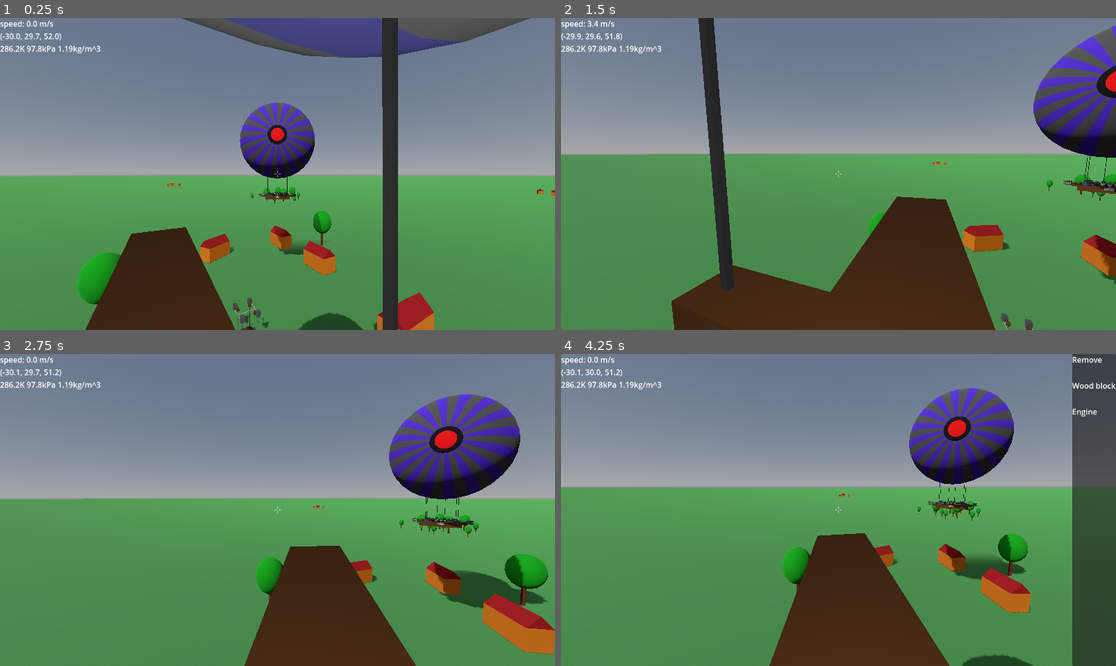
Above: before the commit, frames 1-4 (two rows, left to right).
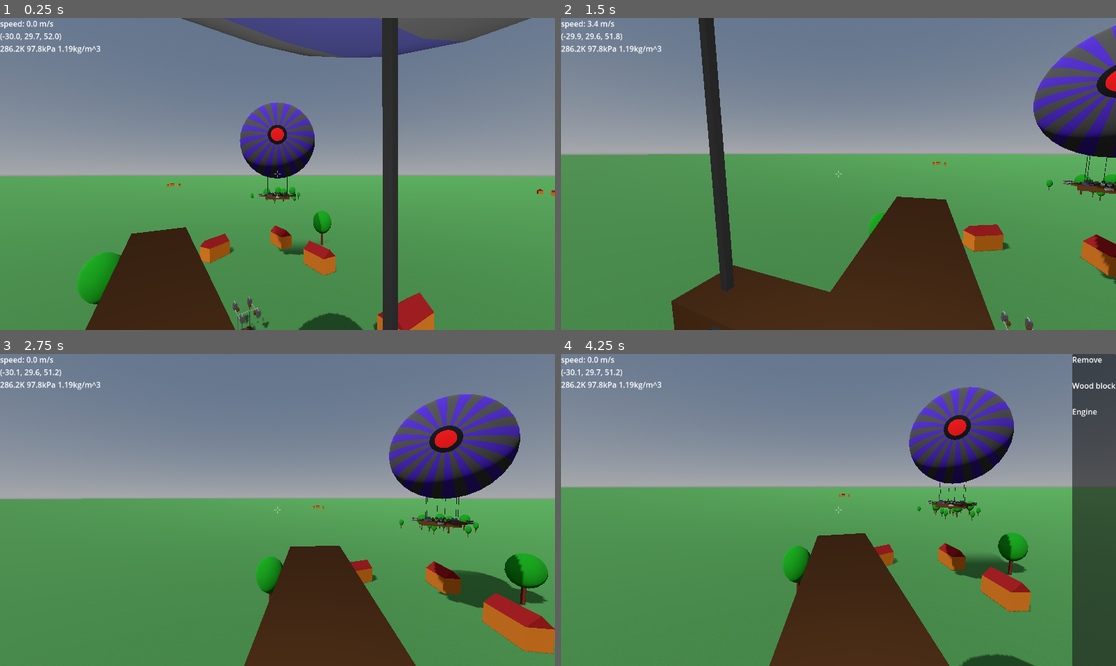
Above: after the commit, the same moments.

Repository: jmdejong/airships
Game: Godot game, scene res://scenes/world.tscn
Same seed, same stepped clock (60 frames per second), same inputs: the game is played once before the commit and once after it.
Inputs (mouse positions are in pixels of both pictures, inside the frame that each line leads up to):
- Up to frame 1 (0.25 s): no input
- Up to frame 2 (1.5 s): move the mouse to (960, 158) at 0.52 s; hold D (right) 0.53-1.28 s; click (960, 158) at 0.6 s; move the mouse to (810, 174) at 1.27 s; hold W (forwards) from 1.28 s (still down); tap Mouse wheel down (rotate_left) at 1.35 s
- Up to frame 3 (2.75 s): keep holding W (forwards); move the mouse to (288, 503) at 2.02 s; tap Mouse wheel up (rotate_right) at 2.1 s
- Up to frame 4 (4.25 s): keep holding W (forwards); move the mouse to (832, 516) at 2.77 s; tap Shift (sprint) at 2.85 s; click (832, 516) at 2.92 s; move the mouse to (877, 513) at 3.52 s; tap B (toggle_build) at 3.6 s

The runs differ from the first frame. In frame 1, less than 0.1% of the frame differs, in the area x 16-95%, y 0-100%; in frame 2, 0.2%; in frame 3, 0.7%; in frame 4, 1.2%, in the area x 4-85%, y 4-100%.

Commit message:
simplify wireconnect and reduce recalculations

Diff:
--- a/code/components/base_component.gd
+++ b/code/components/base_component.gd
@@ -23,8 +23,10 @@
 func shapes() -> Array[CollisionShape3D]:
 	var collisionshapes: Array[CollisionShape3D] = []
 	for child: Node in get_children():
-		if child is CollisionShape3D:
+		if child is CollisionShape3D && !child.disabled:
 			var c: CollisionShape3D = child.duplicate()
+			for inner_child: Node in c.get_children():
+				c.remove_child(inner_child)
 			c.set_meta("component", self)
 			c.transform = transform * c.transform
 			collisionshapes.append(c)
--- a/code/components/composite.gd
+++ b/code/components/composite.gd
@@ -6,22 +6,34 @@
 var _physics_properties: PhysicsProperties
 var _shapes: Array[CollisionShape3D]
 var _forces: Array[Force]
-var should_recalculate := false
+var _physics_changed := true
+var _forces_changed := true
+var _shapes_changed := true
 
 func _ready() -> void:
 	for child in get_children():
 		if child is Component:
-			child.changed_physics.connect(recalculate_physics)
-			child.changed_forces.connect(recalculate_forces)
-			child.changed_shapes.connect(recalculate_shapes)
+			_connect_child_signals(child)
 	recalculate_all()
 
+func _physics_process(_delta: float) -> void:
+	set_physics_process(false)
+	if _physics_changed:
+		_physics_changed = false
+		_recalculate_physics()
+	if _forces_changed:
+		_forces_changed = false
+		_recalculate_forces()
+	if _shapes_changed:
+		_shapes_changed = false
+		_recalculate_shapes()
+
 func physics_properties() -> PhysicsProperties:
+	if _physics_properties == null:
+		_recalculate_physics()
 	return _physics_properties
 
-func recalculate_physics() -> void:
-	if !is_inside_tree():
-		return
+func _recalculate_physics() -> void:
 	var all_properties: Array[PhysicsProperties] = []
 	if !keep_empty and get_child_count() == 0 and get_parent != null:
 		queue_free()
@@ -33,8 +45,7 @@
 	_physics_properties = PhysicsProperties.combine(all_properties).transformed(transform)
 	changed_physics.emit()
 
-
-func recalculate_forces() -> void:
+func _recalculate_forces() -> void:
 	if !is_inside_tree():
 		return
 	_forces = []
@@ -48,8 +59,7 @@
 			_forces.append(force.transformed(transform))
 	changed_forces.emit()
 
-
-func recalculate_shapes() -> void:
+func _recalculate_shapes() -> void:
 	if !is_inside_tree():
 		return
 	_shapes = []
@@ -65,6 +75,16 @@
 			_shapes.append(shape)
 	changed_shapes.emit()
 
+func recalculate_physics() -> void:
+	_physics_changed = true
+	set_physics_process(true)
+func recalculate_forces() -> void:
+	_forces_changed = true
+	set_physics_process(true)
+func recalculate_shapes() -> void:
+	_shapes_changed = true
+	set_physics_process(true)
+
 func recalculate_all() -> void:
 	recalculate_physics()
 	recalculate_forces()
@@ -78,17 +98,13 @@
 
 func add_component(component: Component) -> void:
 	add_child(component)
-	component.changed_physics.connect(recalculate_physics)
-	component.changed_forces.connect(recalculate_forces)
-	component.changed_shapes.connect(recalculate_shapes)
+	_connect_child_signals(component)
 	recalculate_all()
 
 func add_components(components: Array[Component]) -> void:
 	for component: Component in components:
 		add_child(component)
-		component.changed_physics.connect(recalculate_physics)
-		component.changed_forces.connect(recalculate_forces)
-		component.changed_shapes.connect(recalculate_shapes)
+		_connect_child_signals(component)
 	recalculate_all()
 
 func all_components() -> Array[Component]:
@@ -100,3 +116,8 @@
 
 func connected_components() -> Array[Component]:
 	return []
+
+func _connect_child_signals(component: Component) -> void:
+	component.changed_physics.connect(recalculate_physics)
+	component.changed_forces.connect(recalculate_forces)
+	component.changed_shapes.connect(recalculate_shapes)
--- /dev/null
+++ b/code/components/connected_checker.gd
@@ -0,0 +1,21 @@
+extends Area3D
+
+func _ready() -> void:
+	update(null)
+
+func update(left: Component):
+	var is_conn: bool = false
+	var component: Component = get_parent().get_parent()
+	for other: Area3D in get_overlapping_areas():
+		if other.get_parent() != component && other.get_parent() != left:
+			is_conn = true
+			break
+	get_parent().visible = is_conn
+	get_parent().disabled = !is_conn
+	component.changed_shapes.emit()
+
+func _on_area_entered(_area: Area3D) -> void:
+	update(null)
+
+func _on_area_exited(area: Area3D) -> void:
+	update(area.get_parent())
--- a/code/components/wire_connect.gd
+++ b/code/components/wire_connect.gd
@@ -1,93 +1 @@
 extends BaseComponent
-
-
-
-var connected_shapes: Array[SignalShapeConnection] = []
-var connected_directions: Array[String] = []
-var connected_direction_map: Dictionary[String, bool] = {}
-var _v: int = 0
-var _v_last: int = -1
-
-func _ready() -> void:
-	update_connected_directions()
-
-func update_connected_directions() -> void:
-	if _v == _v_last:
-		return
-	_v_last = _v
-	connected_direction_map = {}
-	for ssc: SignalShapeConnection in connected_shapes:
-		var shape: CollisionShape3D = ssc.local_shape
-		var dir = shape.name.trim_prefix("Connection_")
-		assert(dir.length() == 2)
-		connected_direction_map[dir] = true
-	connected_directions = []
-	connected_directions.append_array(connected_direction_map.keys())
-	for child: Node in get_children():
-		if child is CollisionShape3D:
-			var dir = child.name.trim_prefix("Collision_")
-			assert(dir.length() == 2)
-			child.visible = connected_direction_map.get(dir, false)
-	changed_shapes.emit()
-
-func shapes() -> Array[CollisionShape3D]:
-	var collisionshapes: Array[CollisionShape3D] = []
-	for child: Node in get_children():
-		if child is CollisionShape3D:
-			var dir: String = child.name.trim_prefix("Collision_")
-			assert(dir.length() == 2)
-			if !connected_direction_map.get(dir, false):
-				continue
-			var c: CollisionShape3D = child.duplicate()
-			c.set_meta("component", self)
-			c.transform = transform * c.transform
-			collisionshapes.append(c)
-	return collisionshapes
-
-
-class SignalShapeConnection:
-	var rid: RID
-	var area_shape_index: int
-	var local_area: Area3D
-	var local_shape: CollisionShape3D
-
-	func _init(rid: RID, area_shape_index: int, local_area: Area3D, local_shape_index: int) -> void:
-		self.rid = rid
-		self.area_shape_index = area_shape_index
-		self.local_area = local_area
-		self.local_shape = local_area.shape_owner_get_owner(local_area.shape_find_owner(local_shape_index))
-
-	func equals(other: SignalShapeConnection) -> bool:
-		return rid == other.rid && area_shape_index == other.area_shape_index && local_area == other.local_area && local_shape == other.local_shape
-
-func _on_signal_connection_area_shape_entered(area_rid: RID, area: Area3D, area_shape_index: int, local_shape_index: int) -> void:
-	if area.get_parent().get_ship() != get_ship():
-		return
-	connected_shapes.append(SignalShapeConnection.new(area_rid, area_shape_index, $SignalConnection, local_shape_index))
-	_v += 1
-	update_connected_directions.call_deferred()
-
-func _on_signal_connection_area_shape_exited(area_rid: RID, _area: Area3D, area_shape_index: int, local_shape_index: int) -> void:
-	var s: SignalShapeConnection = SignalShapeConnection.new(area_rid, area_shape_index, $SignalConnection, local_shape_index)
-	var index: int = connected_shapes.find_custom(func(ssc: SignalShapeConnection) -> bool: return s.equals(ssc))
-	if index >= 0:
-		connected_shapes.remove_at(index)
-		_v += 1
-		update_connected_directions.call_deferred()
-
-
-func _on_connection_area_shape_entered(area_rid: RID, area: Area3D, area_shape_index: int, local_shape_index: int) -> void:
-	if area.get_parent().get_ship() != get_ship():
-		return
-	connected_shapes.append(SignalShapeConnection.new(area_rid, area_shape_index, $SignalConnection, local_shape_index))
-	_v += 1
-	update_connected_directions.call_deferred()
-
-
-func _on_connection_area_shape_exited(area_rid: RID, _area: Area3D, area_shape_index: int, local_shape_index: int) -> void:
-	var s: SignalShapeConnection = SignalShapeConnection.new(area_rid, area_shape_index, $SignalConnection, local_shape_index)
-	var index: int = connected_shapes.find_custom(func(ssc: SignalShapeConnection) -> bool: return s.equals(ssc))
-	if index >= 0:
-		connected_shapes.remove_at(index)
-		_v += 1
-		update_connected_directions.call_deferred()
--- a/scenes/components/wire_connect.tscn
+++ b/scenes/components/wire_connect.tscn
@@ -1,6 +1,7 @@
-[gd_scene load_steps=13 format=3 uid="uid://b222awqy5q2ev"]
+[gd_scene load_steps=14 format=3 uid="uid://b222awqy5q2ev"]
 
-[ext_resource type="Script" uid="uid://xay1xv8v4q01" path="res://code/components/wire_connect.gd" id="1_eugkd"]
+[ext_resource type="Script" uid="uid://cf5dhhdmg7qpc" path="res://code/components/base_component.gd" id="1_3hq4m"]
+[ext_resource type="PackedScene" uid="uid://kff3405m2dnp" path="res://scenes/connected_checker.tscn" id="2_3hq4m"]
 [ext_resource type="PackedScene" uid="uid://c80fsqccc2hnu" path="res://scenes/connection.tscn" id="2_eugkd"]
 [ext_resource type="PackedScene" uid="uid://djd85005dvf4k" path="res://scenes/components/signal_connection.tscn" id="3_eugkd"]
 
@@ -37,7 +38,8 @@
 height = 0.14
 
 [node name="WireConnect" type="Node3D"]
-script = ExtResource("1_eugkd")
+script = ExtResource("1_3hq4m")
+mass_ = 1.0
 
 [node name="Collision_X+" type="CollisionShape3D" parent="."]
 transform = Transform3D(1, 0, 0, 0, 1, 0, 0, 0, 1, 0.35, 0.25, 0.25)
@@ -48,6 +50,9 @@
 mesh = SubResource("CylinderMesh_4dt5m")
 skeleton = NodePath("../..")
 
+[node name="ConnectedChecker" parent="Collision_X+" instance=ExtResource("2_3hq4m")]
+transform = Transform3D(1, 0, 0, 0, 1, 0, 0, 0, 1, 0.15, 0, 0)
+
 [node name="Collision_X-" type="CollisionShape3D" parent="."]
 transform = Transform3D(1, 0, 0, 0, 1, 0, 0, 0, 1, 0.15, 0.25, 0.25)
 shape = SubResource("BoxShape3D_3hq4m")
@@ -56,6 +61,9 @@
 transform = Transform3D(-4.37114e-08, -1, 0, 1, -4.37114e-08, 0, 0, 0, 1, -0.025000006, 0, 0)
 mesh = SubResource("CylinderMesh_4dt5m")
 skeleton = NodePath("../..")
+
+[node name="ConnectedChecker" parent="Collision_X-" instance=ExtResource("2_3hq4m")]
+transform = Transform3D(1, 0, 0, 0, 1, 0, 0, 0, 1, -0.15, 0, 0)
 
 [node name="Collision_Y+" type="CollisionShape3D" parent="."]
 transform = Transform3D(1, 0, 0, 0, 1, 0, 0, 0, 1, 0.25, 0.35, 0.25)
@@ -66,6 +74,9 @@
 mesh = SubResource("CylinderMesh_4dt5m")
 skeleton = NodePath("../..")
 
+[node name="ConnectedChecker" parent="Collision_Y+" instance=ExtResource("2_3hq4m")]
+transform = Transform3D(1, 0, 0, 0, 1, 0, 0, 0, 1, 0, 0.15, 0)
+
 [node name="Collision_Y-" type="CollisionShape3D" parent="."]
 transform = Transform3D(1, 0, 0, 0, 1, 0, 0, 0, 1, 0.25, 0.15, 0.25)
 shape = SubResource("BoxShape3D_1aa6m")
@@ -74,6 +85,9 @@
 transform = Transform3D(1, 0, 0, 0, 1, 0, 0, 0, 1, 0, -0.025000006, 0)
 mesh = SubResource("CylinderMesh_4dt5m")
 skeleton = NodePath("../..")
+
+[node name="ConnectedChecker" parent="Collision_Y-" instance=ExtResource("2_3hq4m")]
+transform = Transform3D(1, 0, 0, 0, 1, 0, 0, 0, 1, 0, -0.15, 0)
 
 [node name="Collision_Z+" type="CollisionShape3D" parent="."]
 transform = Transform3D(1, 0, 0, 0, 1, 0, 0, 0, 1, 0.25, 0.25, 0.35)
@@ -84,6 +98,9 @@
 mesh = SubResource("CylinderMesh_4dt5m")
 skeleton = NodePath("../..")
 
+[node name="ConnectedChecker" parent="Collision_Z+" instance=ExtResource("2_3hq4m")]
+transform = Transform3D(1, 0, 0, 0, 1, 0, 0, 0, 1, 0, 0, 0.15)
+
 [node name="Collision_Z-" type="CollisionShape3D" parent="."]
 transform = Transform3D(1, 0, 0, 0, 1, 0, 0, 0, 1, 0.25, 0.25, 0.15)
 shape = SubResource("BoxShape3D_wtfld")
@@ -92,6 +109,9 @@
 transform = Transform3D(1, 0, 0, 0, -4.37114e-08, -1, 0, 1, -4.37114e-08, 0, 0, -0.025000006)
 mesh = SubResource("CylinderMesh_4dt5m")
 skeleton = NodePath("../..")
+
+[node name="ConnectedChecker" parent="Collision_Z-" instance=ExtResource("2_3hq4m")]
+transform = Transform3D(1, 0, 0, 0, 1, 0, 0, 0, 1, 0, 0, -0.15)
 
 [node name="CenterOfMass" type="Node3D" parent="."]
 transform = Transform3D(1, 0, 0, 0, 1, 0, 0, 0, 1, 0.25, 0.25, 0.25)
@@ -153,10 +173,3 @@
 [node name="MeshInstance3D" type="MeshInstance3D" parent="."]
 transform = Transform3D(1, 0, 0, 0, 1, 0, 0, 0, 1, 0.25, 0.25, 0.25)
 mesh = SubResource("SphereMesh_eugkd")
-
-[connection signal="area_shape_entered" from="Connection" to="." method="_on_connection_area_shape_entered"]
-[connection signal="area_shape_exited" from="Connection" to="." method="_on_connection_area_shape_exited"]
-[connection signal="body_shape_entered" from="Connection" to="." method="_on_connection_body_shape_entered"]
-[connection signal="body_shape_exited" from="Connection" to="." method="_on_connection_body_shape_exited"]
-[connection signal="area_shape_entered" from="SignalConnection" to="." method="_on_signal_connection_area_shape_entered"]
-[connection signal="area_shape_exited" from="SignalConnection" to="." method="_on_signal_connection_area_shape_exited"]
--- /dev/null
+++ b/scenes/connected_checker.tscn
@@ -0,0 +1,17 @@
+[gd_scene load_steps=3 format=3 uid="uid://kff3405m2dnp"]
+
+[ext_resource type="Script" uid="uid://eev7hwci84jm" path="res://code/components/connected_checker.gd" id="1_05o04"]
+
+[sub_resource type="SphereShape3D" id="SphereShape3D_eugkd"]
+radius = 0.05
+
+[node name="ConnectedChecker" type="Area3D"]
+collision_layer = 0
+collision_mask = 24
+script = ExtResource("1_05o04")
+
+[node name="CollisionShape3D" type="CollisionShape3D" parent="."]
+shape = SubResource("SphereShape3D_eugkd")
+
+[connection signal="area_entered" from="." to="." method="_on_area_entered"]
+[connection signal="area_exited" from="." to="." method="_on_area_exited"]
--- a/scenes/ships/heli.tscn
+++ b/scenes/ships/heli.tscn
@@ -13,16 +13,20 @@
 [node name="Heli" instance=ExtResource("1_rjgg3")]
 
 [node name="EngineHor" parent="Components" index="1" instance=ExtResource("3_8vjui")]
-transform = Transform3D(-4.37114e-08, 1, 0, -1, -4.37114e-08, 0, 0, 0, 1, -2, 5.5, 1.5)
+transform = Transform3D(1.3113417e-07, -1, 0, 1, 1.3113417e-07, 0, 0, 0, 1, -1, 4.5, 1.5)
+power_channel = 1
 
 [node name="EngineHor2" parent="Components" index="2" instance=ExtResource("3_8vjui")]
-transform = Transform3D(-4.37114e-08, 1, 0, -1, -4.37114e-08, 0, 0, 0, 1, -2, 5.5, -2.5)
+transform = Transform3D(1.3113417e-07, -1, 0, 1, 1.3113417e-07, 0, 0, 0, 1, -1, 4.5, -2.5)
+power_channel = 1
 
 [node name="EngineHor3" parent="Components" index="3" instance=ExtResource("3_8vjui")]
-transform = Transform3D(4.37114e-08, -1, 8.74228e-08, -1, -4.37114e-08, 0, 3.82137e-15, -8.74228e-08, -1, 2, 5.5, -1.5)
+transform = Transform3D(4.3711378e-08, 1, -8.74228e-08, 1, -4.3711378e-08, 7.6427436e-15, 3.82137e-15, -8.74228e-08, -1, 1, 4.5, -1.5)
+power_channel = 1
 
 [node name="EngineHor4" parent="Components" index="4" instance=ExtResource("3_8vjui")]
-transform = Transform3D(4.37114e-08, -1, 8.74228e-08, -1, -4.37114e-08, 0, 3.82137e-15, -8.74228e-08, -1, 2, 5.5, 2.5)
+transform = Transform3D(4.3711378e-08, 1, -8.74228e-08, 1, -4.3711378e-08, 7.6427436e-15, 3.82137e-15, -8.74228e-08, -1, 1, 4.5, 2.5)
+power_channel = 1
 
 [node name="StatusPanel" parent="Components" index="5" instance=ExtResource("5_8vjui")]
 transform = Transform3D(1, 0, 0, 0, 1, 0, 0, 0, 1, -0.5, 0.5, -0.5)
@@ -32,22 +36,32 @@
 [node name="Floor" parent="Components/Frame" index="0" instance=ExtResource("2_2x7ye")]
 transform = Transform3D(1, 0, 0, 0, 1, 0, 0, 0, 1, -1.5, 0, -1.5)
 size = Vector3(3, 0.5, 3)
+mass_ = 450.0
+volume = 4.5
 
 [node name="WoodPanel4" parent="Components/Frame" index="1" instance=ExtResource("2_2x7ye")]
 transform = Transform3D(1, 0, 0, 0, 1, 0, 0, 0, 1, -1.5, 4.5, -1.5)
 size = Vector3(0.5, 0.5, 0.5)
+mass_ = 12.5
+volume = 0.125
 
 [node name="WoodPanel3" parent="Components/Frame" index="2" instance=ExtResource("2_2x7ye")]
 transform = Transform3D(1, 0, 0, 0, 1, 0, 0, 0, 1, 1, 4.5, -1.5)
 size = Vector3(0.5, 0.5, 0.5)
+mass_ = 12.5
+volume = 0.125
 
 [node name="WoodPanel2" parent="Components/Frame" index="3" instance=ExtResource("2_2x7ye")]
 transform = Transform3D(1, 0, 0, 0, 1, 0, 0, 0, 1, 1, 4.5, 1)
 size = Vector3(0.5, 0.5, 0.5)
+mass_ = 12.5
+volume = 0.125
 
 [node name="WoodPanel" parent="Components/Frame" index="4" instance=ExtResource("2_2x7ye")]
 transform = Transform3D(1, 0, 0, 0, 1, 0, 0, 0, 1, -1.5, 4.5, 1)
 size = Vector3(0.5, 0.5, 0.5)
+mass_ = 12.5
+volume = 0.125
 
 [node name="Cable4m" parent="Components/Frame" index="5" instance=ExtResource("6_2uvs7")]
 transform = Transform3D(1, 0, 0, 0, 1, 0, 0, 0, 1, -1.5, 0.5, 1)
@@ -120,3 +134,5 @@
 
 [node name="Dial" parent="Components/Wiring" index="13" instance=ExtResource("9_gnvd4")]
 transform = Transform3D(-4.371139e-08, 1, 4.371139e-08, 0, -4.371139e-08, 1, 1, 4.371139e-08, 1.9106855e-15, -1.5, 1, 0)
+scale_degree = -2.0
+signal_channel = 1
Not shown, added: code/components/connected_checker.gd.uid
